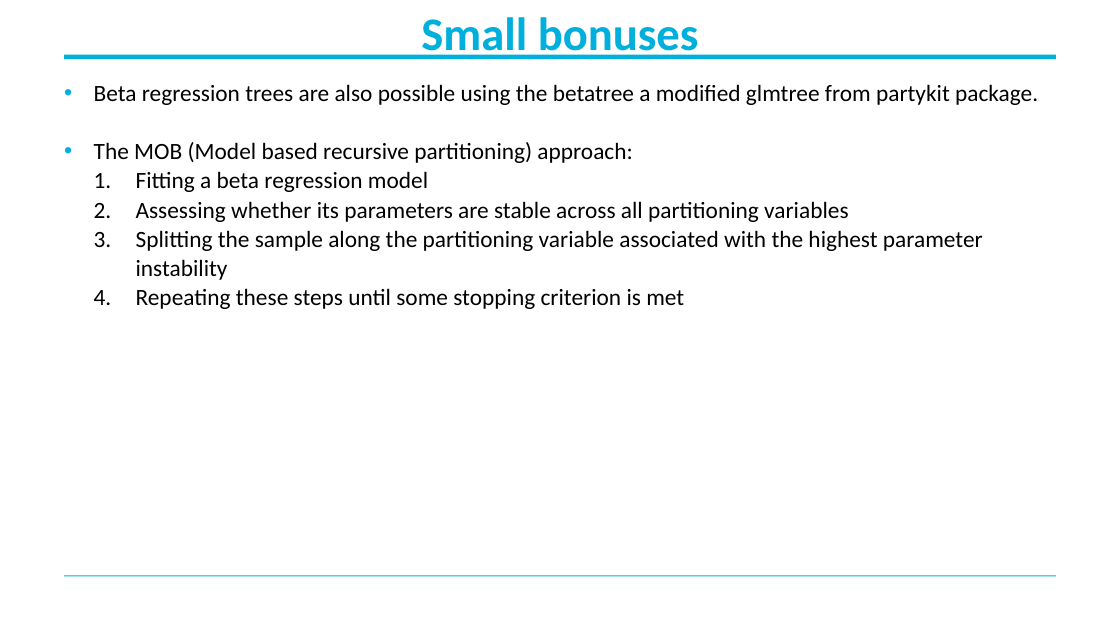
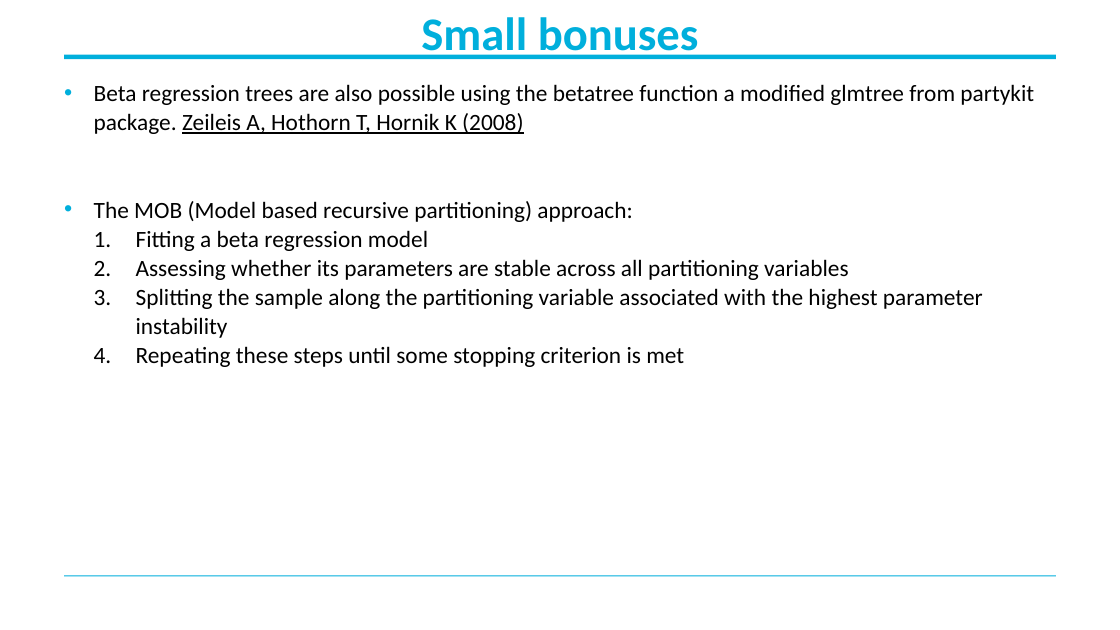
Before and after one commit to MichaelBelias/My-Complete-Book-In-R, a slide deck: slide 16 of Beta Regression/Beta-regression.pptx (slide 15 before the commit). Drawn at 1120x630 pixels with LibreOffice and Linux fonts; fonts in the diff are those of the drawing; background and template pictures are left out. Boxes give left, top, right and bottom in pixels: in the first picture for what was removed or moved away, otherwise in the second. Text is boxed around its words. In the diff, an @@ line names an element or a change of style, - is before the commit and + after.

```diff
--- a/Beta Regression/Beta-regression.pptx
+++ b/Beta Regression/Beta-regression.pptx
@@ text at <box>94,84,1034,134</box>: text changed @@
-• Beta regression trees are also possible using the betatree a modified glmtree from partykit package.
+• Beta regression trees are also possible using the betatree function a modified glmtree from partykit package. Zeileis A, Hothorn T, Hornik K (2008)
```
Also in this commit, not shown: 7 other slides changed, 3 slides added, 1 slide removed, 3 other files.
